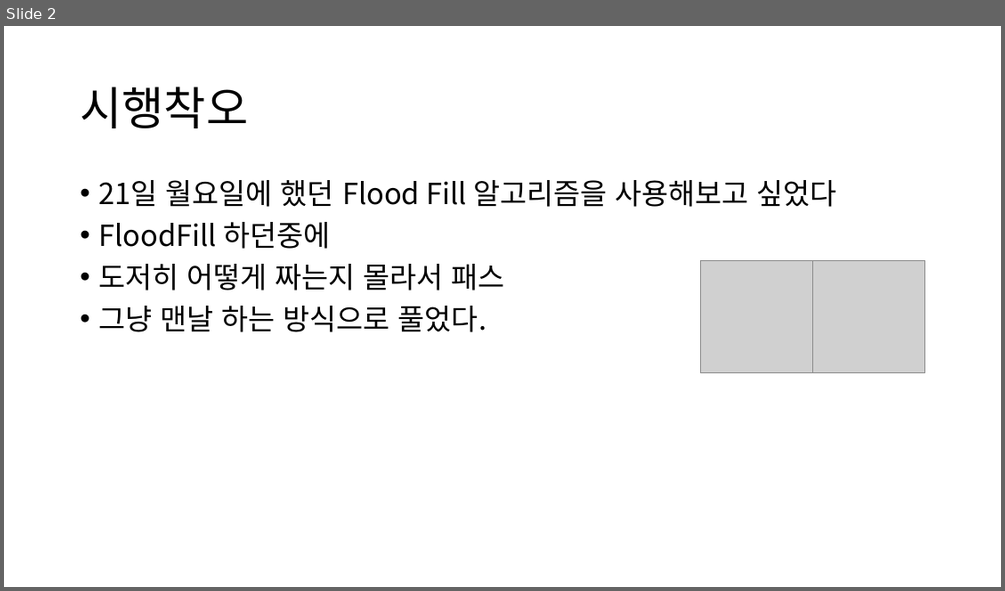
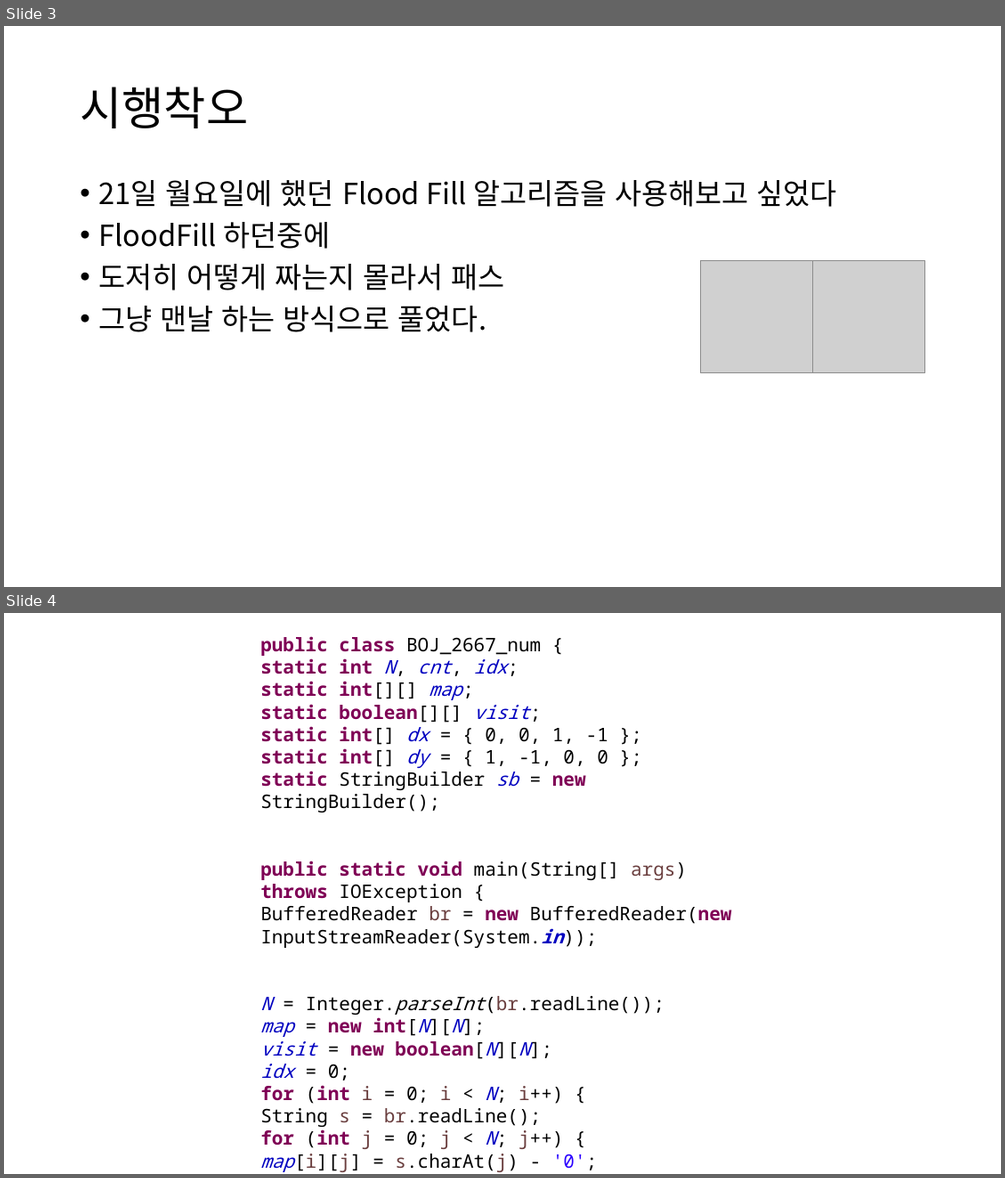
Before and after one commit to Grat3Su/ss_algorithm, a slide deck: 백준 2667 문제 풀이.pptx. Shown one above the other, each under a label of ours: slide 2 before the commit, slides 3 and 4 after it. The pictures are 1005x591 and 1005x1178 pixels, drawn with LibreOffice and Linux fonts; fonts in the diff are those of the drawing; grey boxes stand for pictures. Boxes give left, top, right and bottom in pixels: in the first picture for what was removed or moved away, otherwise in the second. Text is boxed around its words. In the diff, an @@ line names an element or a change of style, - is before the commit and + after.

```diff
--- a/백준 2667 문제 풀이.pptx
+++ b/백준 2667 문제 풀이.pptx
@@ slide 4 added at (4,613,1001,1174), background #FFFFFF @@
@@ text added at (260,636,732,1172), 18 pt, text #000000 @@
+public class BOJ_2667_num {
+static int N, cnt, idx;
+static int[][] map;
+static boolean[][] visit;
+static int[] dx = { 0, 0, 1, -1 };
+static int[] dy = { 1, -1, 0, 0 };
+static StringBuilder sb = new StringBuilder();
+public static void main(String[] args) throws IOException {
+BufferedReader br = new BufferedReader(new InputStreamReader(System.in));
+N = Integer.parseInt(br.readLine());
+map = new int[N][N];
+visit = new boolean[N][N];
+idx = 0;
+for (int i = 0; i < N; i++) {
+String s = br.readLine();
+for (int j = 0; j < N; j++) {
+map[i][j] = s.charAt(j) - '0';
+}
+}
@@ what was slide 2 is now slide 3 @@
```
Also in this commit, not shown: 1 slide changed, 3 other slides added, 4 other files.
